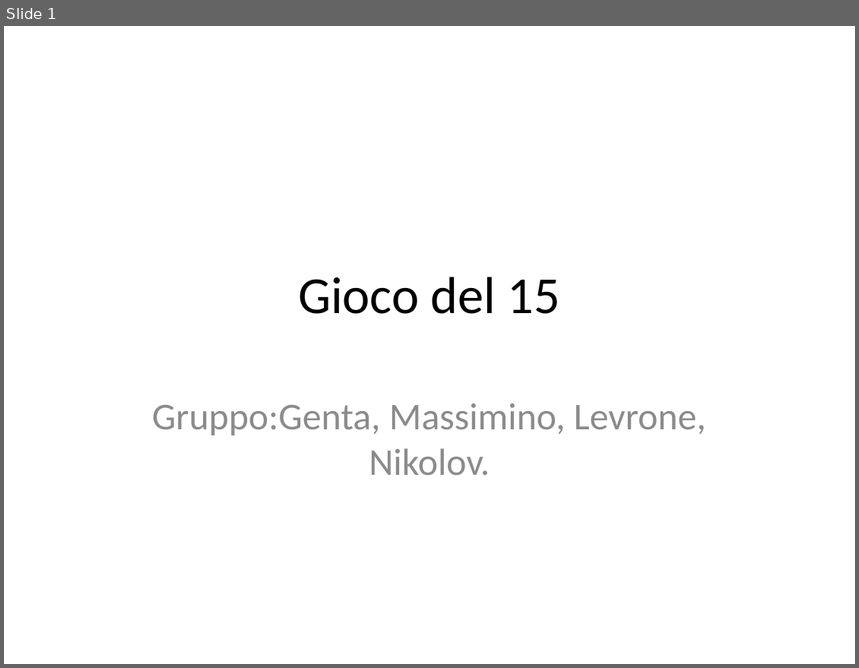
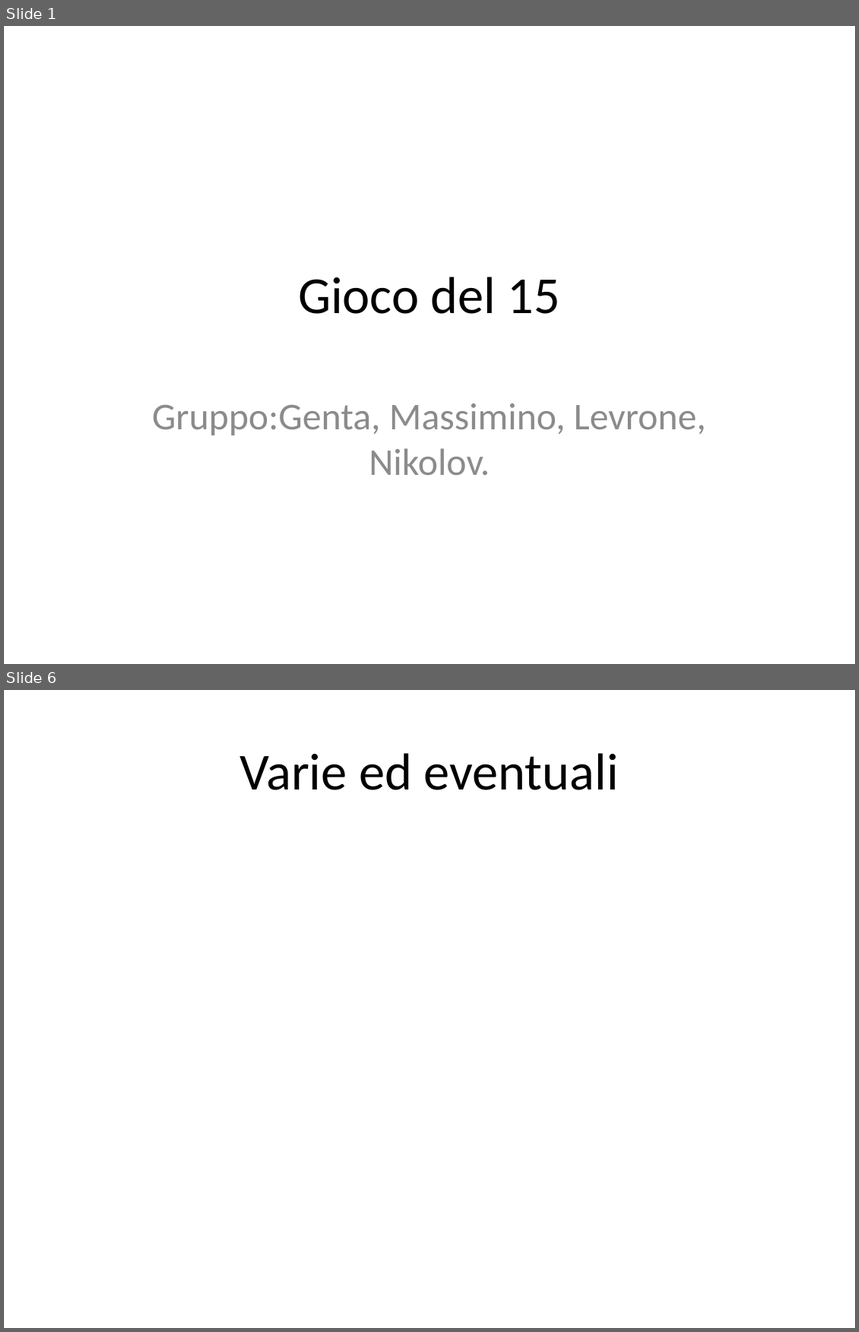
Before and after one commit to danielegenta/ProjectTPSI, a slide deck: Presentazione.pptx. Shown one above the other, each under a label of ours: slide 1 before the commit, slides 1 and 6 after it; the slides between them are not shown. The pictures are 859x668 and 859x1332 pixels, drawn with LibreOffice and Linux fonts; fonts in the diff are those of the drawing. Boxes give left, top, right and bottom in pixels: in the first picture for what was removed or moved away, otherwise in the second. Text is boxed around its words. In the diff, an @@ line names an element or a change of style, - is before the commit and + after.

```diff
--- a/Presentazione.pptx
+++ b/Presentazione.pptx
@@ slide 6 added at box(4, 690, 855, 1328), background #FFFFFF @@
@@ title added at box(240, 753, 619, 790), 44 pt, text #000000 @@
+Varie ed eventuali
```
Also in this commit, not shown: 4 other slides added.
